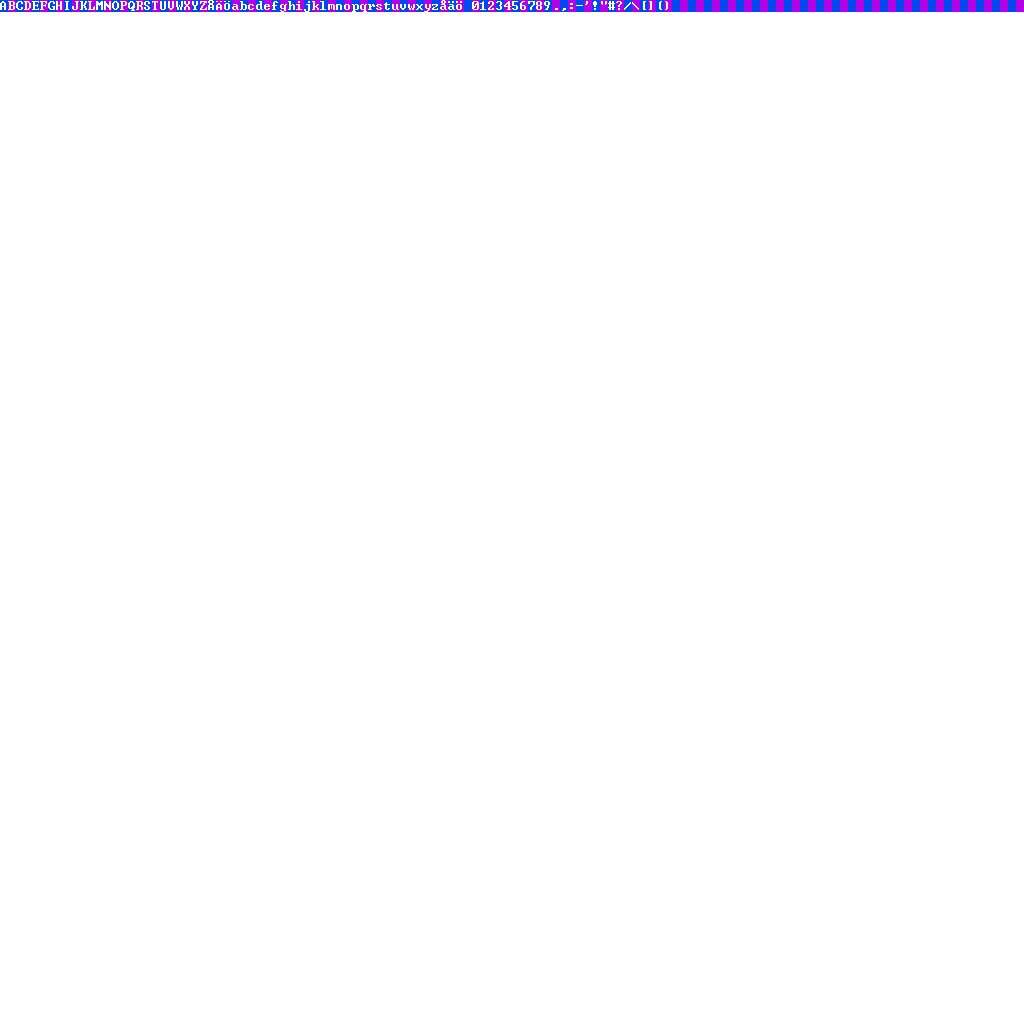
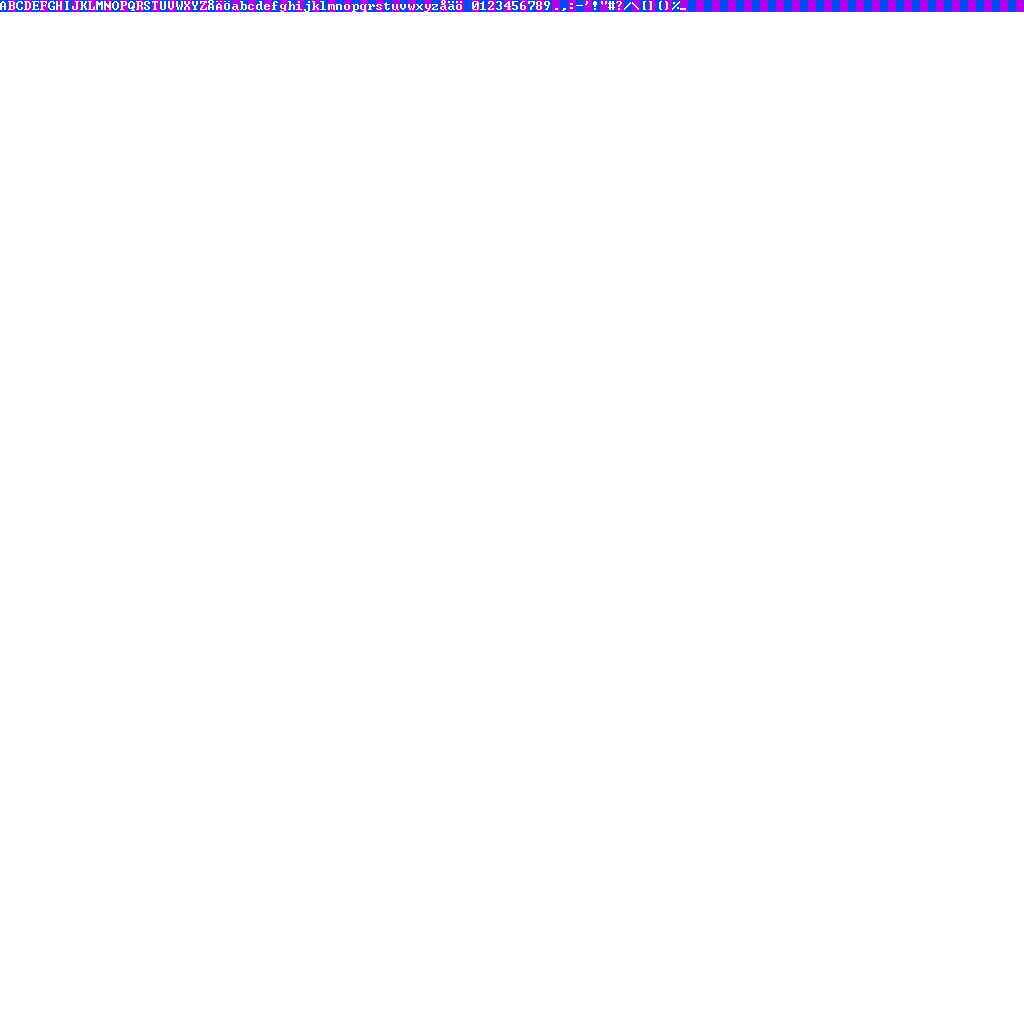
Before/after of a (1024, 1024) layered artwork. What changed in the layer stack:
painted on "Layer 0" over (672, 1, 686, 10)
